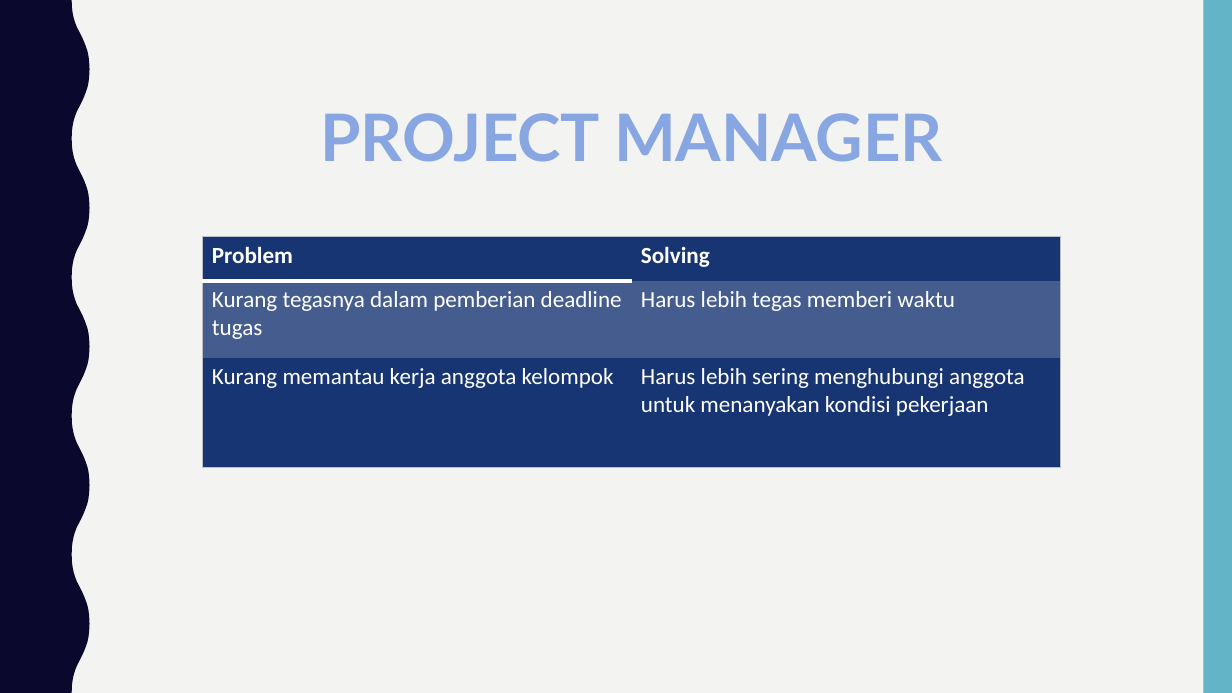
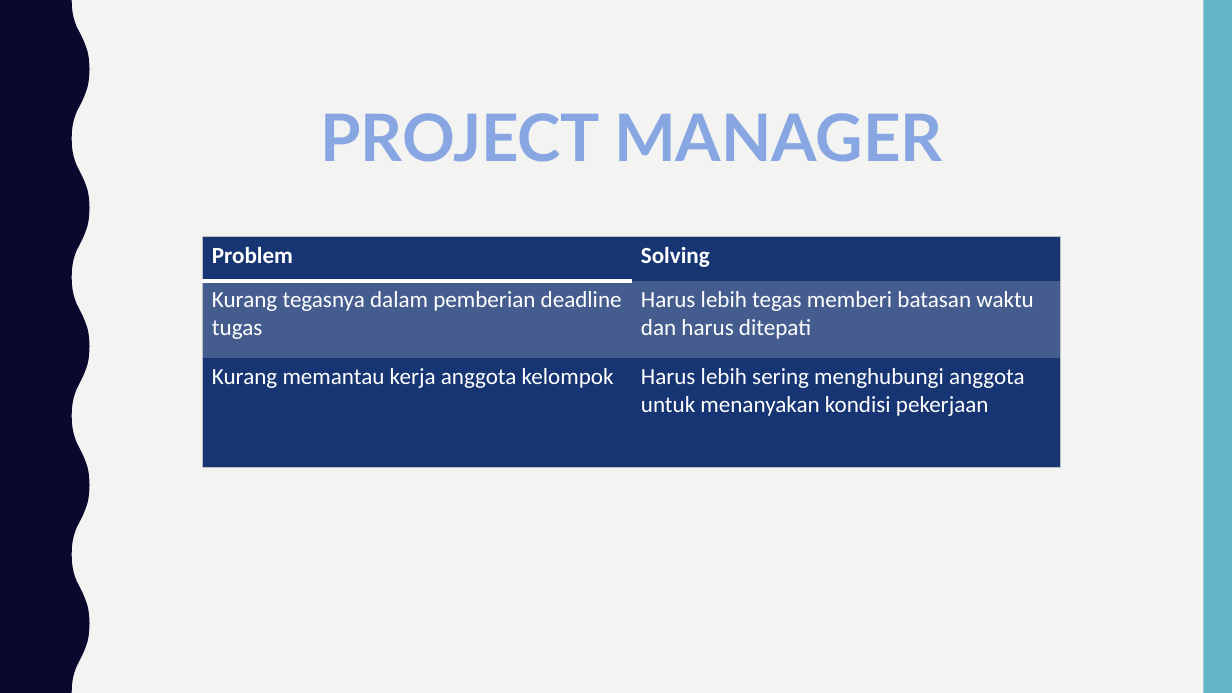
Before and after one commit to Manpro9/9Pro, a slide deck: slide 7 of Folder Non Coding/Slide Presentasi Final.pptx (slide 8 before the commit). Drawn at 1232x693 pixels with LibreOffice and Linux fonts; fonts in the diff are those of the drawing. Boxes give left, top, right and bottom in pixels: in the first picture for what was removed or moved away, otherwise in the second. Text is boxed around its words. In the diff, an @@ line names an element or a change of style, - is before the commit and + after.

```diff
--- a/Folder Non Coding/Slide Presentasi Final.pptx
+++ b/Folder Non Coding/Slide Presentasi Final.pptx
@@ table at [202, 237, 1060, 467] @@
-row 2, column 2: Harus lebih tegas memberi waktu
+row 2, column 2: Harus lebih tegas memberi batasan waktu dan harus ditepati
```
Also in this commit, not shown: 4 other slides changed, 1 slide added, 2 slides removed.
